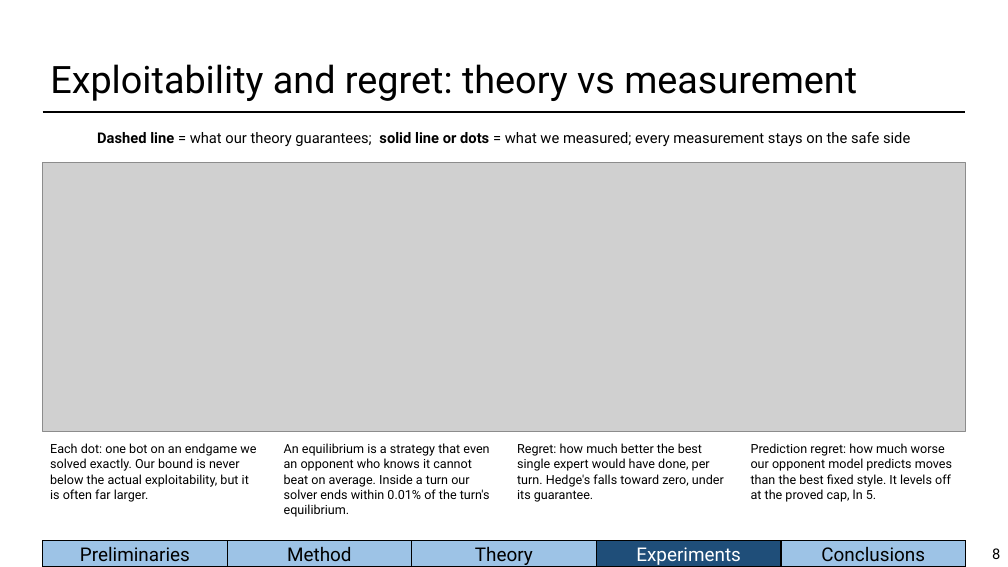
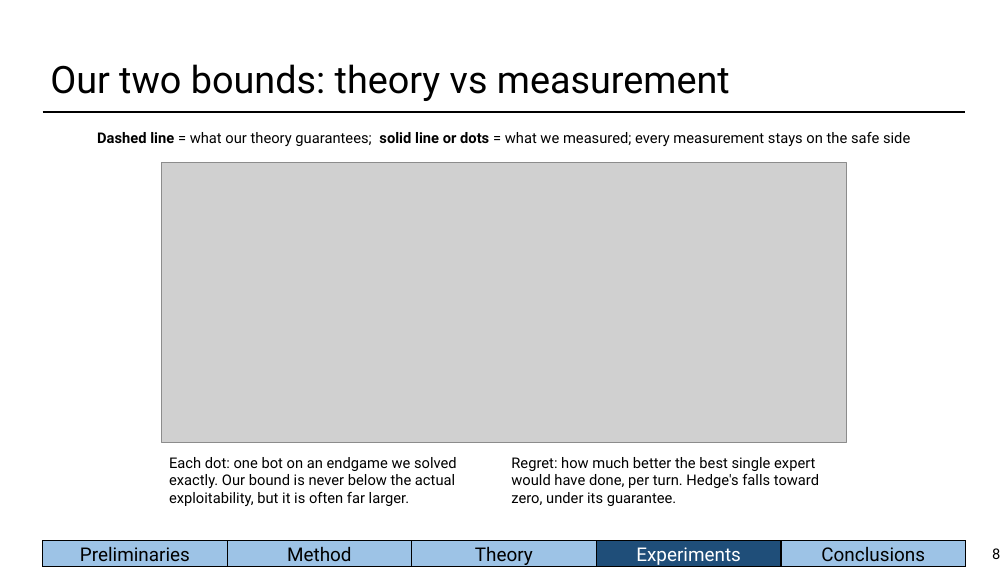
Before and after one commit to BioFanat/pokemon-equilibrium-engine, a slide deck: slide 8 of report/slides/deck.pptx. Drawn at 1008x567 pixels with LibreOffice and Linux fonts; fonts in the diff are those of the drawing; grey boxes stand for pictures. Boxes give left, top, right and bottom in pixels: in the first picture for what was removed or moved away, otherwise in the second. Text is boxed around its words. In the diff, an @@ line names an element or a change of style, - is before the commit and + after.

Commit message:
Deck: two bounds only (whole-battle exploitability and Hedge regret) on the theory and results slides

```diff
--- a/report/slides/deck.pptx
+++ b/report/slides/deck.pptx
@@ title at [50, 64, 730, 101]: text changed @@
-Exploitability and regret: theory vs measurement
+Our two bounds: theory vs measurement
@@ picture: place and size @@
-picture at [43, 163, 966, 432]
+picture at [162, 163, 847, 442]
@@ text removed at [284, 443, 490, 517] @@
-An equilibrium is a strategy that even an opponent who knows it cannot beat on average. Inside a turn our solver ends within 0.01% of the turn's equilibrium.
@@ text removed at [751, 443, 952, 502] @@
-Prediction regret: how much worse our opponent model predicts moves than the best fixed style. It levels off at the proved cap, ln 5.
@@ text "Each dot: one bot on ...": place and size @@
-text "Each dot: one bot on ..." at [50, 443, 256, 502]
+text "Each dot: one bot on ..." at [169, 457, 457, 506]
@@ text "Each dot: one bot on ..." at [169, 457, 457, 506]: size 12 to 14 pt @@
@@ text "Regret: how much better the ..." at [511, 457, 819, 506]: size 12 to 14 pt @@
@@ text "Regret: how much better the ...": place and size @@
-text "Regret: how much better the ..." at [517, 443, 724, 502]
+text "Regret: how much better the ..." at [511, 457, 819, 506]
```
Also in this commit, not shown: 2 other slides changed, 4 other files.
